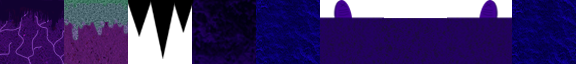
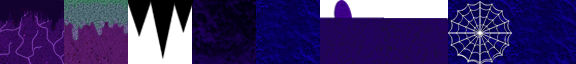
Layers edited between the first and the second 576 x 64 image:
painted on "Layer 8" over (447, 0, 512, 64)
